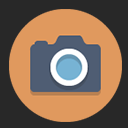
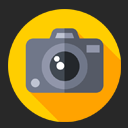
Comparing the layer stacks of the two 128px x 128px images. Changes:
removed layer "camera(1)" over [9, 9, 122, 122]
added layer "Layer 1" above "Background" over [8, 9, 121, 122]
